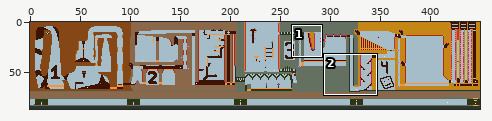
One commit to this sprite sheet: Maps/Parkour1.png. The first picture is a wide view before the edit; the outline marks the close-up.
Close-up. First the earlier version:
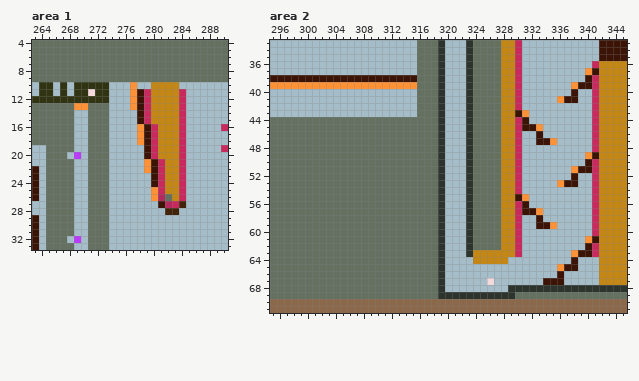
The file is 450x87 pixels. Colours within 5 levels of each other are drawn and written as one. Shown: area 1: x 263..290, y 4..33; area 2: x 295..345, y 33..71.
After:
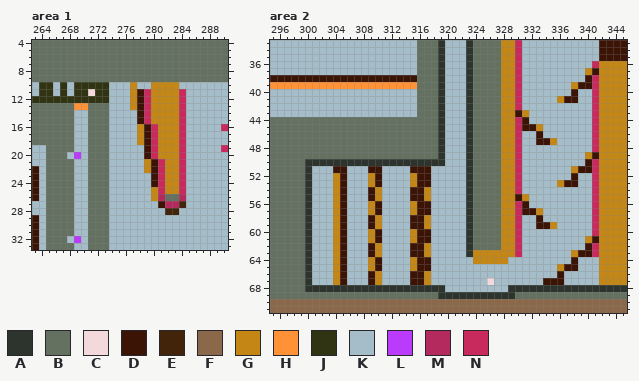
Palette (. is transparent): A #2d342d  B #647160  C #f3d9dc  D #3b1406  E #42240b  F #8b6849  G #c48715  H #ff9237  J #313412  K #a5bdc8  L #bb3bfd  M #b42a5e  N #c82a5e
The exact change:
--- area 1
@@ x 275..286 @@
  9 BBBBBBBBBBBB
-10 KKHKKGGGGKKK
-11 KKHDNGGGGNKK
-12 KKHDNGGGGNKK
-13 KKHDNGGGGNKK
+10 KKGKKGGGGKKK
+11 KKGDNGGGGNKK
+12 KKGDNGGGGNKK
+13 KKGDNGGGGNKK
 14 KKKDNGGGGNKK
 15 KKKDNGGGGNKK
-16 KKKHDNGGGNKK
-17 KKKHDNGGGNKK
-18 KKKHDNGGGNKK
+16 KKKGDNGGGNKK
+17 KKKGDNGGGNKK
+18 KKKGDNGGGNKK
 19 KKKKDNGGGNKK
 20 KKKKDNGGGNKK
-21 KKKKHDNGGNKK
-22 KKKKHDNGGNKK
+21 KKKKGDNGGNKK
+22 KKKKGDNGGNKK
 23 KKKKKDNGGNKK
 24 KKKKKDNGGNKK
-25 KKKKKHNGGNKK
-26 KKKKKHMBGNKK
-27 KKKKKKDMNEKK
+25 KKKKKGNGGNKK
+26 KKKKKGMBBMKK
+27 KKKKKKDMMEKK
 28 KKKKKKKEEKKK
--- area 2
@@ x 295..345 @@
 36 KKKKKKKKKKKKKKKKKKKKKBBBAKKKABBBBGGNKKKKKKKKKKNGGGG
-37 KKKKKKKKKKKKKKKKKKKKKBBBAKKKABBBBGGNKKKKKKKKKHDGGGG
+37 KKKKKKKKKKKKKKKKKKKKKBBBAKKKABBBBGGNKKKKKKKKKGDGGGG
 38 DDDDDDDDDDDDDDDDDDDDDBBBAKKKABBBBGGNKKKKKKKKKDNGGGG
-39 HHHHHHHHHHHHHHHHHHHHHBBBAKKKABBBBGGNKKKKKKKHDDNGGGG
+39 HHHHHHHHHHHHHHHHHHHHHBBBAKKKABBBBGGNKKKKKKKGDDNGGGG
 40 KKKKKKKKKKKKKKKKKKKKKBBBAKKKABBBBGGNKKKKKKKDKKNGGGG
-41 KKKKKKKKKKKKKKKKKKKKKBBBAKKKABBBBGGNKKKKKHDDKKNGGGG
+41 KKKKKKKKKKKKKKKKKKKKKBBBAKKKABBBBGGNKKKKKGDDKKNGGGG
 42 KKKKKKKKKKKKKKKKKKKKKBBBAKKKABBBBGGNKKKKKKKKKKNGGGG
-43 KKKKKKKKKKKKKKKKKKKKKBBBAKKKABBBBGGDHKKKKKKKKKNGGGG
+43 KKKKKKKKKKKKKKKKKKKKKBBBAKKKABBBBGGDGKKKKKKKKKNGGGG
 44 BBBBBBBBBBBBBBBBBBBBBBBBAKKKABBBBGGNDKKKKKKKKKNGGGG
-45 BBBBBBBBBBBBBBBBBBBBBBBBAKKKABBBBGGNDDHKKKKKKKNGGGG
+45 BBBBBBBBBBBBBBBBBBBBBBBBAKKKABBBBGGNDDGKKKKKKKNGGGG
 46 BBBBBBBBBBBBBBBBBBBBBBBBAKKKABBBBGGNKKDKKKKKKKNGGGG
-47 BBBBBBBBBBBBBBBBBBBBBBBBAKKKABBBBGGNKKDDHKKKKKNGGGG
+47 BBBBBBBBBBBBBBBBBBBBBBBBAKKKABBBBGGNKKDDGKKKKKNGGGG
 48 BBBBBBBBBBBBBBBBBBBBBBBBAKKKABBBBGGNKKKKKKKKKKNGGGG
-49 BBBBBBBBBBBBBBBBBBBBBBBBAKKKABBBBGGNKKKKKKKKKHDGGGG
-50 BBBBBBBBBBBBBBBBBBBBBBBBAKKKABBBBGGNKKKKKKKKKDNGGGG
-51 BBBBBBBBBBBBBBBBBBBBBBBBAKKKABBBBGGNKKKKKKKHDDNGGGG
-52 BBBBBBBBBBBBBBBBBBBBBBBBAKKKABBBBGGNKKKKKKKDKKNGGGG
-53 BBBBBBBBBBBBBBBBBBBBBBBBAKKKABBBBGGNKKKKKHDDKKNGGGG
-54 BBBBBBBBBBBBBBBBBBBBBBBBAKKKABBBBGGNKKKKKKKKKKNGGGG
-55 BBBBBBBBBBBBBBBBBBBBBBBBAKKKABBBBGGDHKKKKKKKKKNGGGG
-56 BBBBBBBBBBBBBBBBBBBBBBBBAKKKABBBBGGNDKKKKKKKKKNGGGG
-57 BBBBBBBBBBBBBBBBBBBBBBBBAKKKABBBBGGNDDHKKKKKKKNGGGG
-58 BBBBBBBBBBBBBBBBBBBBBBBBAKKKABBBBGGNKKDKKKKKKKNGGGG
-59 BBBBBBBBBBBBBBBBBBBBBBBBAKKKABBBBGGNKKDDHKKKKKNGGGG
-60 BBBBBBBBBBBBBBBBBBBBBBBBAKKKABBBBGGNKKKKKKKKKKNGGGG
-61 BBBBBBBBBBBBBBBBBBBBBBBBAKKKABBBBGGNKKKKKKKKKHDGGGG
-62 BBBBBBBBBBBBBBBBBBBBBBBBAKKKABBBBGGNKKKKKKKKKDNGGGG
-63 BBBBBBBBBBBBBBBBBBBBBBBBAKKKAGGGGGGNKKKKKKKHDDNGGGG
-64 BBBBBBBBBBBBBBBBBBBBBBBBAKKKKGGGGGKKKKKKKKKDKKKGGGG
-65 BBBBBBBBBBBBBBBBBBBBBBBBAKKKKKKKKKKKKKKKKHDDKKKGGGG
-66 BBBBBBBBBBBBBBBBBBBBBBBBAKKKKKKKKKKKKKKKKDKKKKKGGGG
-67 BBBBBBBBBBBBBBBBBBBBBBBBAKKKKKKCKKKKKKKDDDKKKKKGGGG
-68 BBBBBBBBBBBBBBBBBBBBBBBBAKKKKKKKKKAAAAAAAAAAAAAAAAA
+49 BBBBBBBBBBBBBBBBBBBBBBBBAKKKABBBBGGNKKKKKKKKKGDGGGG
+50 BBBBBAAAAAAAAAAAAAAAAAAAAKKKABBBBGGNKKKKKKKKKDNGGGG
+51 BBBBBAKKKDDKKKDDKKKKDDDKKKKKABBBBGGNKKKKKKKGDDNGGGG
+52 BBBBBAKKKGDKKKGDKKKKGDDKKKKKABBBBGGNKKKKKKKDKKNGGGG
+53 BBBBBAKKKGDKKKGDKKKKGDDKKKKKABBBBGGNKKKKKGDDKKNGGGG
+54 BBBBBAKKKGDKKKDGKKKKDDGKKKKKABBBBGGNKKKKKKKKKKNGGGG
+55 BBBBBAKKKGDKKKDGKKKKDDGKKKKKABBBBGGDGKKKKKKKKKNGGGG
+56 BBBBBAKKKGDKKKGDKKKKGDDKKKKKABBBBGGNDKKKKKKKKKNGGGG
+57 BBBBBAKKKGDKKKGDKKKKGDDKKKKKABBBBGGNDDGKKKKKKKNGGGG
+58 BBBBBAKKKGDKKKDGKKKKDDGKKKKKABBBBGGNKKDKKKKKKKNGGGG
+59 BBBBBAKKKGDKKKDGKKKKDDGKKKKKABBBBGGNKKDDGKKKKKNGGGG
+60 BBBBBAKKKGDKKKGDKKKKGDDKKKKKABBBBGGNKKKKKKKKKKNGGGG
+61 BBBBBAKKKGDKKKGDKKKKGDDKKKKKABBBBGGNKKKKKKKKKGDGGGG
+62 BBBBBAKKKGDKKKDGKKKKDDGKKKKKABBBBGGNKKKKKKKKKDNGGGG
+63 BBBBBAKKKGDKKKDGKKKKDDGKKKKKAGGGGGGNKKKKKKKGDDNGGGG
+64 BBBBBAKKKGDKKKGDKKKKGDDKKKKKKGGGGGKKKKKKKKKDKKKGGGG
+65 BBBBBAKKKGDKKKGDKKKKGDDKKKKKKKKKKKKKKKKKKGDDKKKGGGG
+66 BBBBBAKKKGDKKKDGKKKKDDGKKKKKKKKKKKKKKKKKKDKKKKKGGGG
+67 BBBBBAKKKGDKKKDGKKKKDDGKKKKKKKKCKKKKKKKDDDKKKKKGGGG
+68 BBBBBAAAAAAAAAAAAAAAAAAAAKKKKKKKKKAAAAAAAAAAAAAAAAA
 69 BBBBBBBBBBBBBBBBBBBBBBBBAAAAAAAAAAABBBBBBBBBBBBBBBB
Boxes around the changes in both close-ups, in picture pixels (x1, y1, x2, y2):
changed: (130, 82, 186, 208)
changed: (522, 68, 592, 145)
changed: (522, 152, 592, 229)
changed: (305, 159, 445, 292)
changed: (557, 236, 592, 271)
